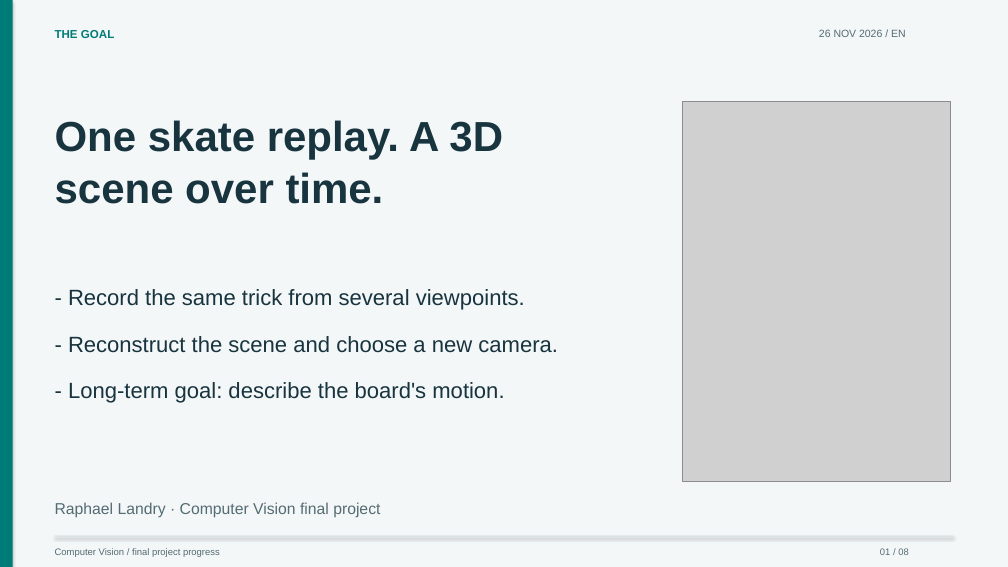
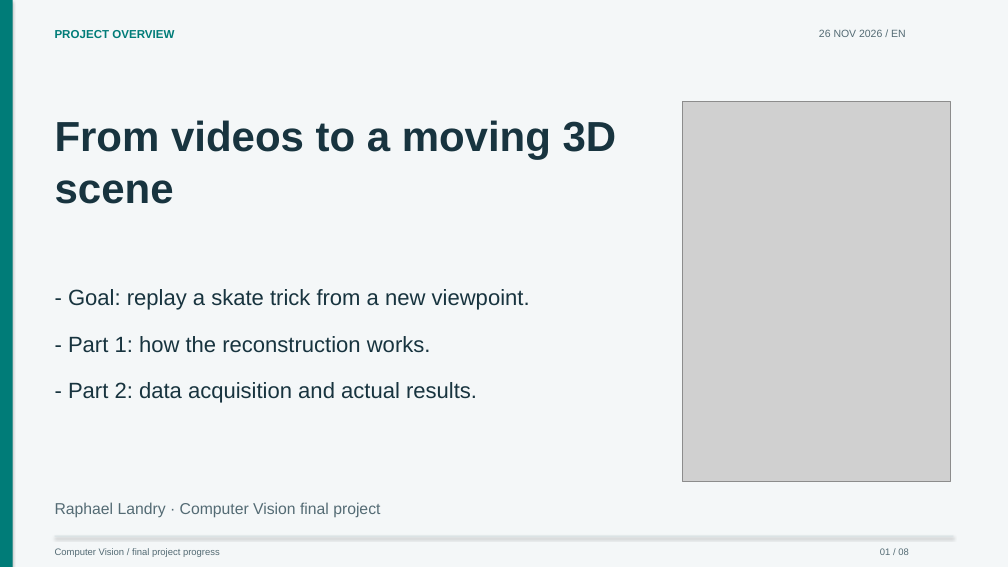
Before and after one commit to craptou/Projet_4D_Gaussian_Splatting, a slide deck: slide 1 of presentations/progress-2026-11-26.en.pptx. Drawn at 1008x567 pixels with LibreOffice and Linux fonts; fonts in the diff are those of the drawing; grey boxes stand for pictures. Boxes give left, top, right and bottom in pixels: in the first picture for what was removed or moved away, otherwise in the second. Text is boxed around its words. In the diff, an @@ line names an element or a change of style, - is before the commit and + after.

Commit message:
Restructure talk around workflow then acquisition and kitchen versus skate results

```diff
--- a/presentations/progress-2026-11-26.en.pptx
+++ b/presentations/progress-2026-11-26.en.pptx
@@ text at (x1=55, y1=30, x2=174, y2=38): text changed @@
-THE GOAL
+PROJECT OVERVIEW
@@ text at (x1=55, y1=120, x2=617, y2=159): text changed @@
-One skate replay. A 3D
+From videos to a moving 3D
@@ text at (x1=55, y1=180, x2=174, y2=204): text changed @@
-scene over time.
+scene
@@ text at (x1=68, y1=289, x2=530, y2=310): text changed @@
-- Record the same trick from several viewpoints.
+- Goal: replay a skate trick from a new viewpoint.
@@ text at (x1=68, y1=336, x2=431, y2=353): text changed @@
-- Reconstruct the scene and choose a new camera.
+- Part 1: how the reconstruction works.
@@ text at (x1=68, y1=382, x2=477, y2=403): text changed @@
-- Long-term goal: describe the board's motion.
+- Part 2: data acquisition and actual results.
```
Also in this commit, not shown: 1 other slide changed, 6 slides added, 6 slides removed, 11 other files.
